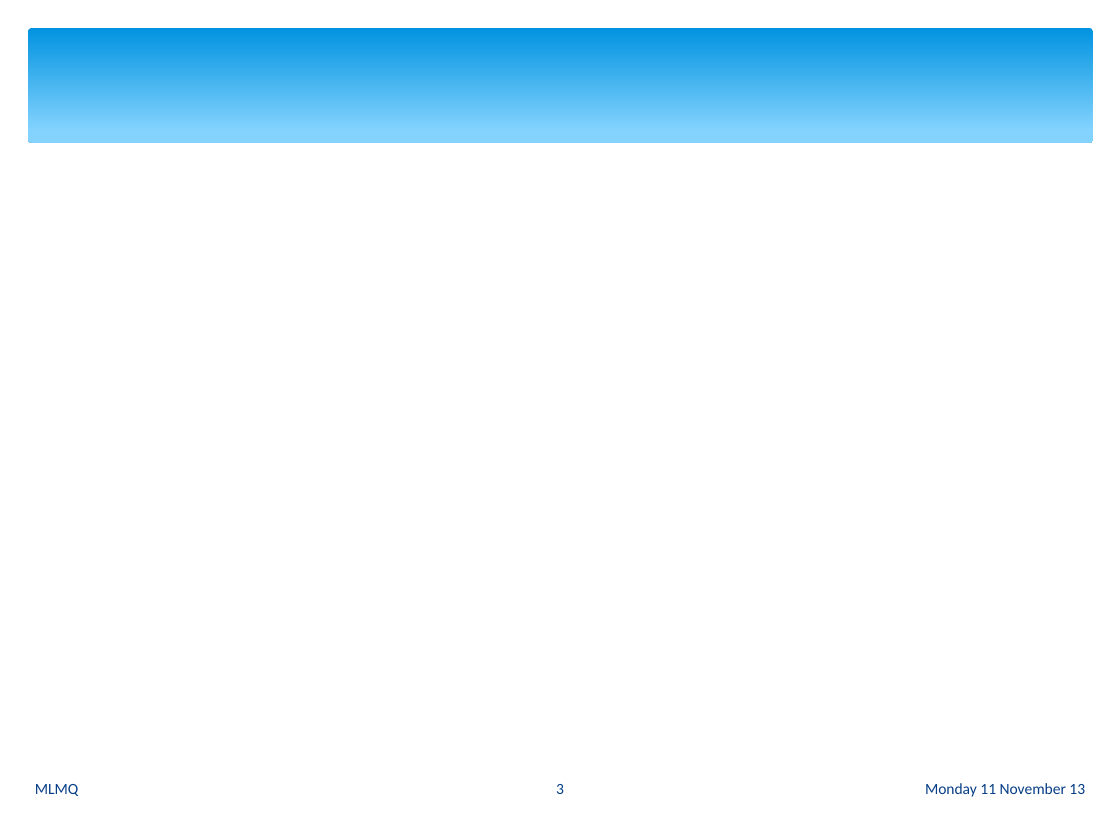
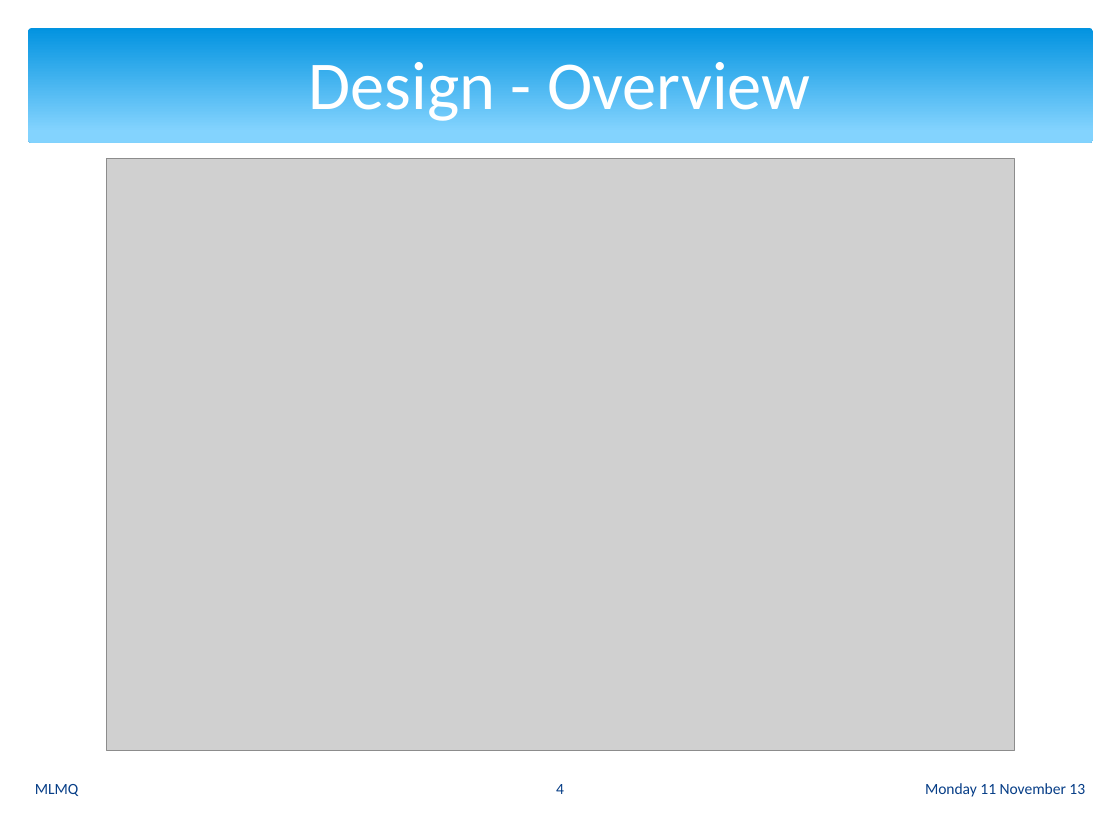
Before and after one commit to ganzm/AdvancedSystemsLab2013, a slide deck: slide 4 of doc/presentations/03 Milestone Presentation/mlmq.pptx (slide 3 before the commit). Drawn at 1120x840 pixels with LibreOffice and Linux fonts; fonts in the diff are those of the drawing; grey boxes stand for pictures. Boxes give left, top, right and bottom in pixels: in the first picture for what was removed or moved away, otherwise in the second. Text is boxed around its words. In the diff, an @@ line names an element or a change of style, - is before the commit and + after.

```diff
--- a/doc/presentations/03 Milestone Presentation/mlmq.pptx
+++ b/doc/presentations/03 Milestone Presentation/mlmq.pptx
@@ title added at <box>309,52,810,121</box>, 44 pt, text #FFFFFF @@
+Design - Overview
@@ picture added at <box>106,159,1014,750</box> @@
@@ page number at <box>556,784,564,794</box>: text changed @@
-3
+4
```
Also in this commit, not shown: 1 other slide changed, 11 slides added.
